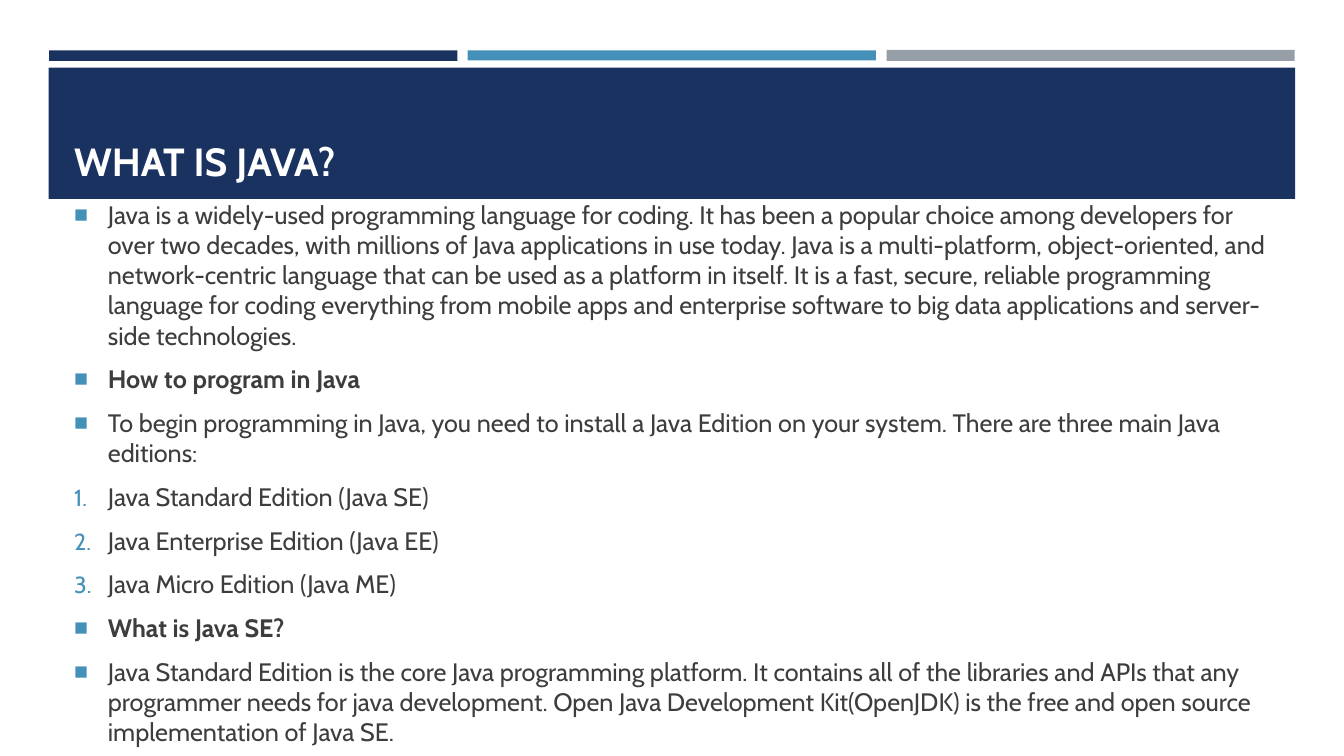
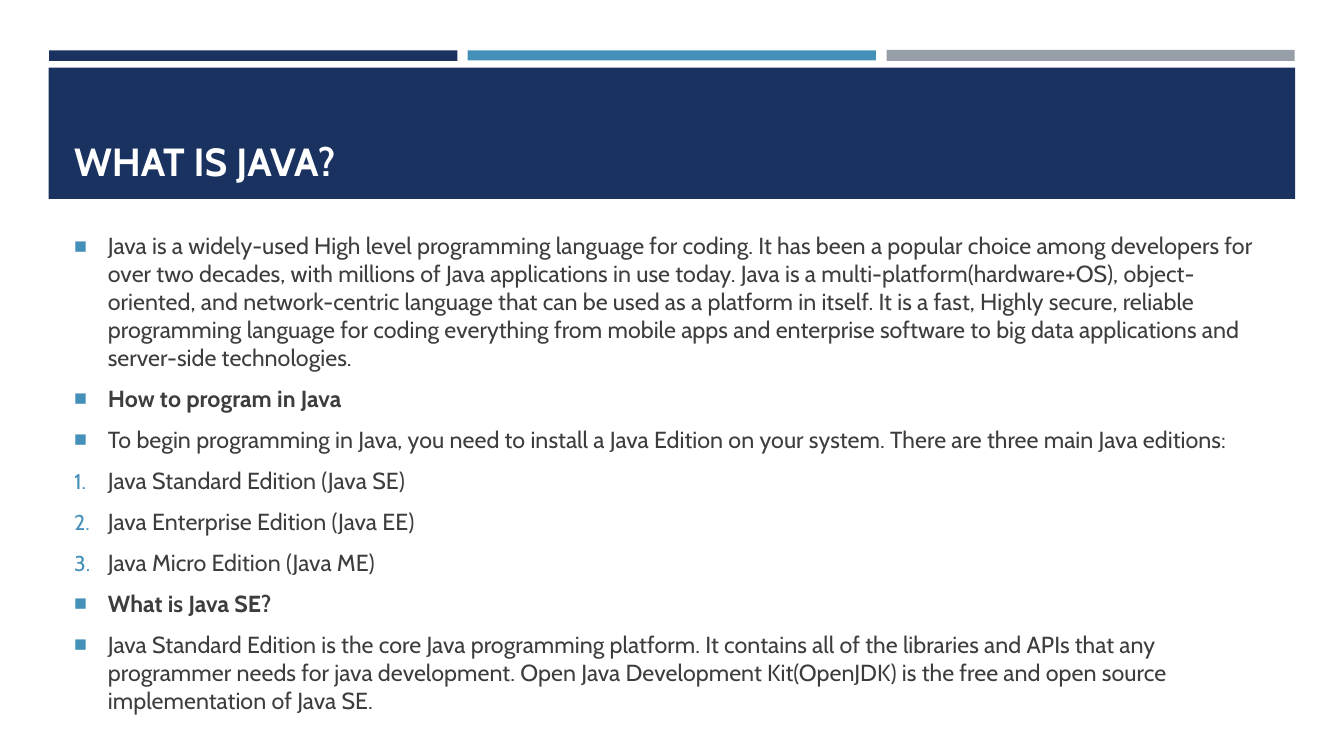
Before and after one commit to amantiwari8861/javaV1, a slide deck: slide 2 of 01 Java Intro/Java Slides part 1.pptx. Drawn at 1344x756 pixels with LibreOffice and Linux fonts; fonts in the diff are those of the drawing. Boxes give left, top, right and bottom in pixels: in the first picture for what was removed or moved away, otherwise in the second. Text is boxed around its words. In the diff, an @@ line names an element or a change of style, - is before the commit and + after.

```diff
--- a/01 Java Intro/Java Slides part 1.pptx
+++ b/01 Java Intro/Java Slides part 1.pptx
@@ text at (108,236,1252,372): text changed; size 18 to 16.6 pt @@
-■ Java is a widely-used programming language for coding. It has been a popular choice among developers for over two decades, with millions of Java applications in use today. Java is a multi-platform, object-oriented, and network-centric language that can be used as a platform in itself. It is a fast, secure, reliable programming language for coding everything from mobile apps and enterprise software to big data applications and server-side technologies.
+■ Java is a widely-used High level programming language for coding. It has been a popular choice among developers for over two decades, with millions of Java applications in use today. Java is a multi-platform(hardware+OS), object-oriented, and network-centric language that can be used as a platform in itself. It is a fast, Highly secure, reliable programming language for coding everything from mobile apps and enterprise software to big data applications and server-side technologies.
@@ text at (108,390,1226,715): size 18 to 16.6 pt in "How to program in Java", "To begin programming in Java, you need ...", "Java Standard Edition (Java SE)", "Java Enterprise Edition (Java EE)" and 3 more places @@
```
Also in this commit, not shown: 2 other slides changed, 1 other file.
